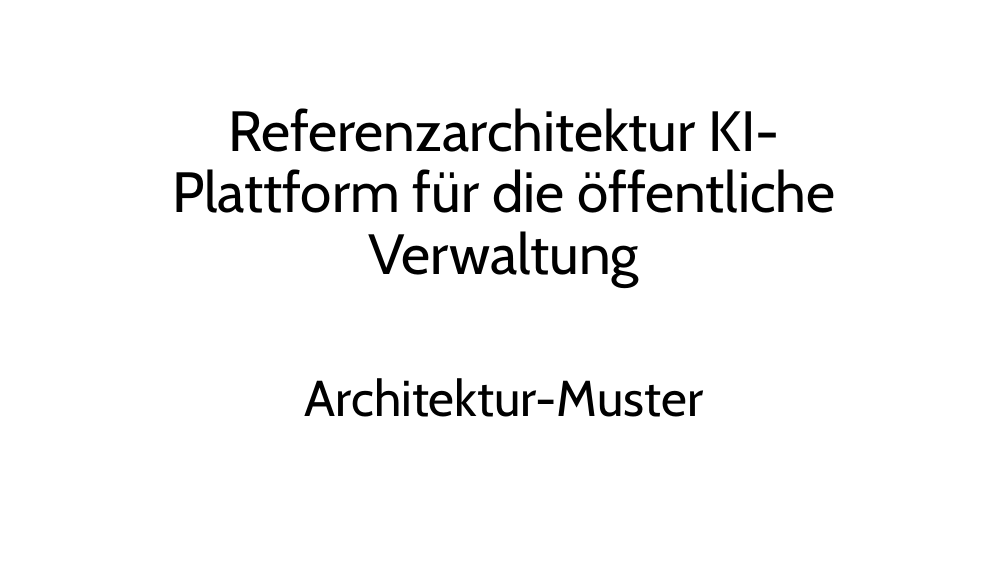
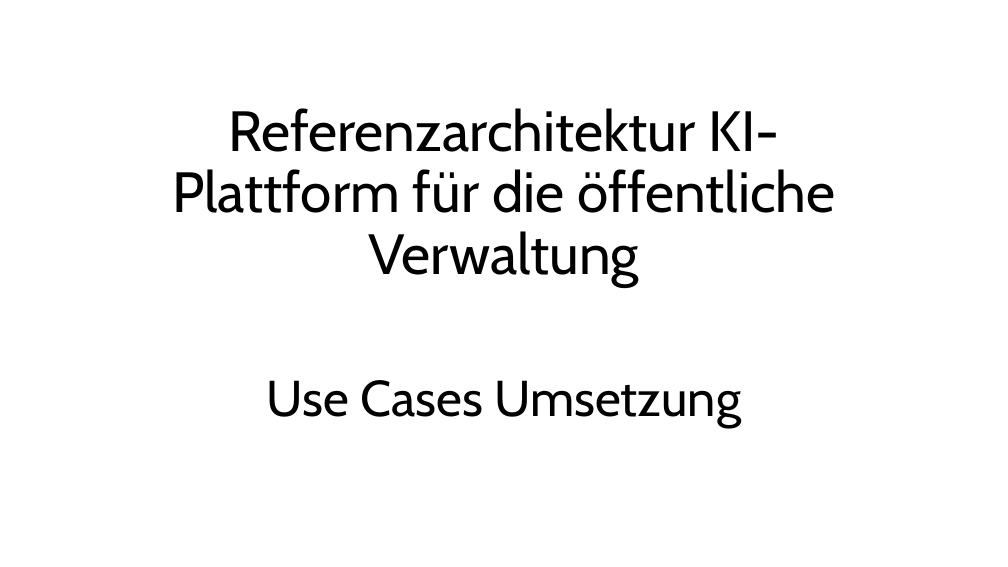
Before and after one commit to dneumnn/RAKIPOEV, a slide deck: slide 14 of RAKIPOEV-docs/docs/ppt/Building-Blocks.pptx (slide 1 before the commit). Drawn at 1008x567 pixels with LibreOffice and Linux fonts; fonts in the diff are those of the drawing. Boxes give left, top, right and bottom in pixels: in the first picture for what was removed or moved away, otherwise in the second. Text is boxed around its words. In the diff, an @@ line names an element or a change of style, - is before the commit and + after.

Commit message:
added KI patterns into use cases umsetzung

```diff
--- a/RAKIPOEV-docs/docs/ppt/Building-Blocks.pptx
+++ b/RAKIPOEV-docs/docs/ppt/Building-Blocks.pptx
@@ subtitle at (x1=267, y1=380, x2=741, y2=427): text changed @@
-Architektur-Muster
+Use Cases Umsetzung
```
Also in this commit, not shown: 1 slide added, 1 slide removed, 9 other files.
